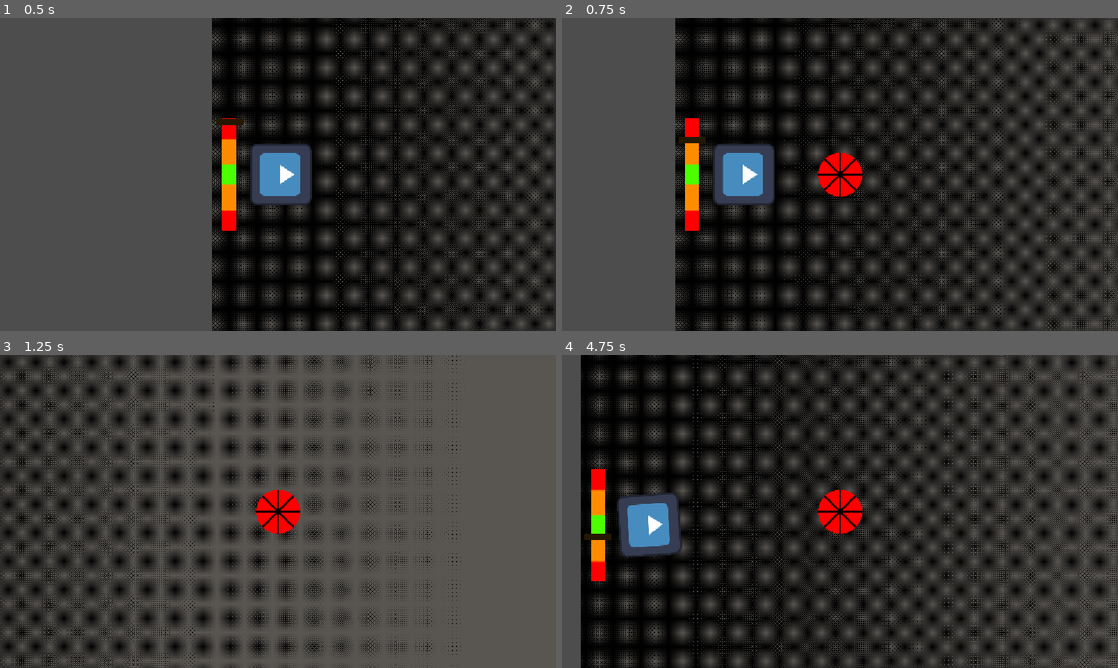
Above: before the commit, frames 1-4 (two rows, left to right).
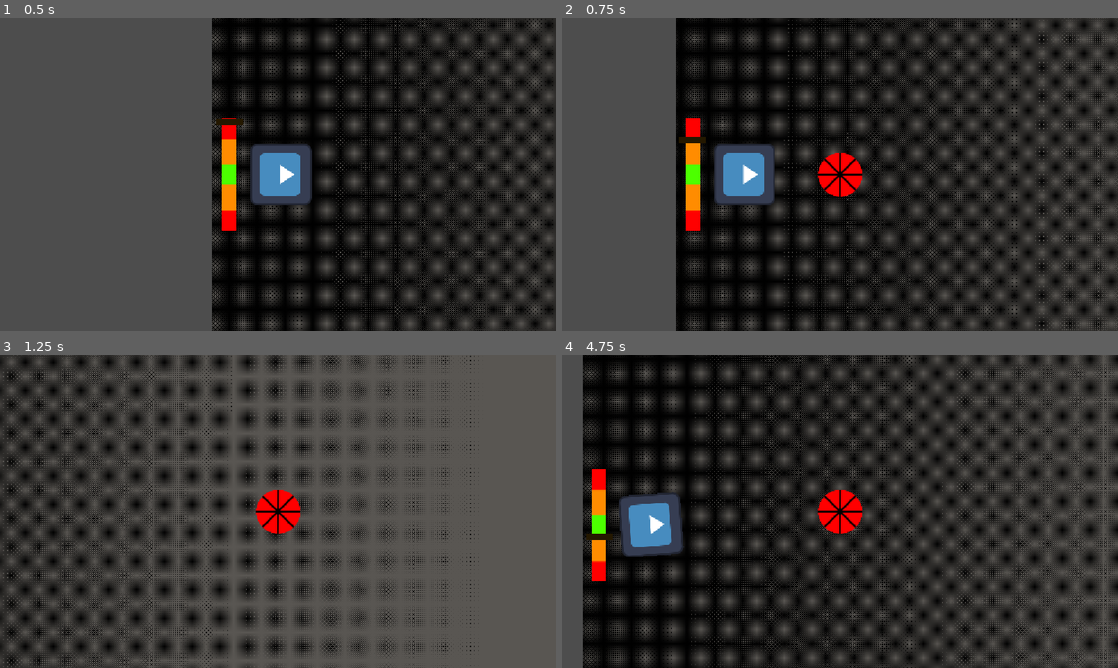
Above: after the commit, the same moments.

Repository: ryder-james/AVerySeriousGameJam
Game: Godot game, scene res://map.tscn
Same seed, same stepped clock (60 frames per second), same inputs: the game is played once before the commit and once after it. The engine's default icon, where the game draws it, is replaced by a stand-in: a white triangle on a blue panel in a dark square.
Inputs:
- Up to frame 1 (0.5 s): no input
- Up to frame 2 (0.75 s): tap Enter at 0.5 s; tap Space (launch) at 0.6 s
- Up to frame 3 (1.25 s): no input
- Up to frame 4 (4.75 s): tap A (ccw) at 1.35, 4.35 s; tap Space (launch) at 1.55, 2, 2.3, 2.85, 3.6, 4.55 s; hold D (cw) 2.03-2.78 s

Frame 1 is identical in both runs. In frame 2, 32% of the frame differs, in the area x 20-100%, y 0-100%; in frame 3, 30%; in frame 4, 38%, in the area x 3-100%, y 0-100%.

Commit message:
Add Game autoload
Adds a singular source of truth for global signals and rules (like launching and resetting)

Diff:
--- a/beyblade.gd
+++ b/beyblade/beyblade.gd
@@ -1,7 +1,4 @@
 extends RigidBody2D
-
-
-const Launcher = preload("uid://b88xopbqawg6t")
 
 
 @export var max_speed: float = 1000.0
@@ -9,11 +6,10 @@
 var speed: float = 0.0
 
 @onready var visual: Sprite2D = %Visual
-@onready var launcher: Launcher = $"../Launcher"
 
 
 func _ready() -> void:
-	launcher.launch.connect(
+	Game.launch.connect(
 			func(power: float, launch_angle: float):
 				speed = power * max_speed
 				apply_central_impulse((Vector2.RIGHT * speed).rotated(launch_angle))
--- /dev/null
+++ b/beyblade/beyblade.tscn
@@ -0,0 +1,28 @@
+[gd_scene format=3 uid="uid://bwpfbwm75cowr"]
+
+[ext_resource type="Script" uid="uid://dvgou34t5mt21" path="res://beyblade/beyblade.gd" id="1_e03yv"]
+[ext_resource type="Texture2D" uid="uid://dwfc8ib2p6olc" path="res://beyblade/beyblade.png" id="2_qg5uo"]
+
+[sub_resource type="PhysicsMaterial" id="PhysicsMaterial_gqbix"]
+friction = 0.0
+bounce = 0.6
+
+[sub_resource type="CircleShape2D" id="CircleShape2D_ujo3m"]
+radius = 47.26521
+
+[node name="Beyblade" type="RigidBody2D" unique_id=414612044]
+physics_material_override = SubResource("PhysicsMaterial_gqbix")
+gravity_scale = 0.0
+lock_rotation = true
+continuous_cd = 2
+script = ExtResource("1_e03yv")
+max_speed = 3000.0
+
+[node name="Visual" type="Sprite2D" parent="." unique_id=1297228985]
+unique_name_in_owner = true
+texture = ExtResource("2_qg5uo")
+
+[node name="CollisionShape2D" type="CollisionShape2D" parent="." unique_id=1437595302]
+shape = SubResource("CircleShape2D_ujo3m")
+
+[node name="Camera2D" type="Camera2D" parent="." unique_id=1301946405]
--- a/launcher.gd
+++ b/beyblade/launcher.gd
@@ -1,7 +1,4 @@
 extends Node2D
-
-
-signal launch(power: float, angle: float)
 
 
 @export_category("Launch Slider")
@@ -24,10 +21,9 @@
 	if Input.is_action_just_pressed("launch"):
 		if !_stopped:
 			_stopped = true
-			launch.emit(_get_power(), _barrel.rotation)
+			Game.launch.emit(_get_power(), _barrel.rotation)
 		else:
-			print("reload")
-			get_tree().reload_current_scene()
+			Game.reset_game()
 	if not _stopped and Input.is_action_pressed("ccw"):
 		_barrel.rotation -= rotation_speed * delta
 	elif not _stopped and Input.is_action_pressed("cw"):
--- /dev/null
+++ b/beyblade/launcher.tscn
@@ -0,0 +1,34 @@
+[gd_scene format=3 uid="uid://dhgk3hubrdxdw"]
+
+[ext_resource type="Script" uid="uid://b88xopbqawg6t" path="res://beyblade/launcher.gd" id="1_uy6ji"]
+[ext_resource type="Texture2D" uid="uid://do06tciq8ymv8" path="res://beyblade/launcher.png" id="2_bm0ek"]
+[ext_resource type="Texture2D" uid="uid://bck70l5ndvfq1" path="res://rectangle.png" id="3_6i4n2"]
+[ext_resource type="Texture2D" uid="uid://bcbar8y8eil7j" path="res://icon.svg" id="4_rcfql"]
+
+[node name="Launcher" type="Node2D" unique_id=2113441394]
+script = ExtResource("1_uy6ji")
+max_offset = 112.0
+speed = 5.0
+
+[node name="LauncherBar" type="Sprite2D" parent="." unique_id=1458615144]
+z_index = 1
+scale = Vector2(2.9000008, 2.9000008)
+texture = ExtResource("2_bm0ek")
+
+[node name="LauncherSelector" type="Node2D" parent="." unique_id=1433370861]
+unique_name_in_owner = true
+
+[node name="Rectangle" type="Sprite2D" parent="LauncherSelector" unique_id=1661176949]
+modulate = Color(0.14117648, 0.09411765, 0, 1)
+z_index = 1
+scale = Vector2(0.55426335, 0.12380949)
+texture = ExtResource("3_6i4n2")
+
+[node name="Barrel" type="Node2D" parent="." unique_id=782295322]
+unique_name_in_owner = true
+position = Vector2(107, 0)
+
+[node name="BarrelVisual" type="Sprite2D" parent="Barrel" unique_id=1221824346]
+z_index = 1
+rotation = 1.5707964
+texture = ExtResource("4_rcfql")
--- /dev/null
+++ b/game.gd
@@ -0,0 +1,8 @@
+extends Node
+
+
+signal launch(power: float, angle: float)
+
+
+func reset_game() -> void:
+	get_tree().reload_current_scene()
--- a/map.tscn
+++ b/map.tscn
@@ -1,23 +1,12 @@
 [gd_scene format=3 uid="uid://dsvuxkanp4mji"]
 
-[ext_resource type="Texture2D" uid="uid://bcbar8y8eil7j" path="res://icon.svg" id="1_p5pve"]
-[ext_resource type="Script" uid="uid://dvgou34t5mt21" path="res://beyblade.gd" id="2_iw27f"]
-[ext_resource type="Texture2D" uid="uid://dwfc8ib2p6olc" path="res://beyblade.png" id="2_urblq"]
-[ext_resource type="Texture2D" uid="uid://do06tciq8ymv8" path="res://launcher.png" id="3_iw27f"]
-[ext_resource type="Script" uid="uid://b88xopbqawg6t" path="res://launcher.gd" id="3_urblq"]
-[ext_resource type="Texture2D" uid="uid://bck70l5ndvfq1" path="res://rectangle.png" id="4_71pa8"]
+[ext_resource type="PackedScene" uid="uid://bwpfbwm75cowr" path="res://beyblade/beyblade.tscn" id="1_e0an3"]
+[ext_resource type="PackedScene" uid="uid://dhgk3hubrdxdw" path="res://beyblade/launcher.tscn" id="2_p5pve"]
 [ext_resource type="Texture2D" uid="uid://cjwdr17fkjfje" path="res://bg.png" id="7_71pa8"]
-
-[sub_resource type="PhysicsMaterial" id="PhysicsMaterial_gqbix"]
-friction = 0.0
-bounce = 1.0
-
-[sub_resource type="CircleShape2D" id="CircleShape2D_ujo3m"]
-radius = 47.26521
 
 [sub_resource type="PhysicsMaterial" id="PhysicsMaterial_71pa8"]
 friction = 0.0
-bounce = 0.95
+bounce = 0.6
 
 [sub_resource type="WorldBoundaryShape2D" id="WorldBoundaryShape2D_iw27f"]
 normal = Vector2(0, 1)
@@ -26,53 +15,11 @@
 
 [node name="Map" type="Node2D" unique_id=1178941056]
 
-[node name="Beyblade" type="RigidBody2D" parent="." unique_id=1860433388]
+[node name="Beyblade" parent="." unique_id=414612044 instance=ExtResource("1_e0an3")]
 position = Vector2(136, 0)
-physics_material_override = SubResource("PhysicsMaterial_gqbix")
-gravity_scale = 0.0
-lock_rotation = true
-continuous_cd = 2
-linear_damp_mode = 1
-script = ExtResource("2_iw27f")
-max_speed = 3000.0
 
-[node name="Visual" type="Sprite2D" parent="Beyblade" unique_id=1836628397]
-unique_name_in_owner = true
-texture = ExtResource("2_urblq")
-
-[node name="CollisionShape2D" type="CollisionShape2D" parent="Beyblade" unique_id=879947251]
-shape = SubResource("CircleShape2D_ujo3m")
-
-[node name="Camera2D" type="Camera2D" parent="Beyblade" unique_id=2089682332]
-
-[node name="Launcher" type="Node2D" parent="." unique_id=1502858411]
+[node name="Launcher" parent="." unique_id=2113441394 instance=ExtResource("2_p5pve")]
 position = Vector2(35, 0)
-script = ExtResource("3_urblq")
-max_offset = 112.0
-speed = 5.0
-
-[node name="LauncherBar" type="Sprite2D" parent="Launcher" unique_id=160113522]
-z_index = 1
-scale = Vector2(2.9000008, 2.9000008)
-texture = ExtResource("3_iw27f")
-
-[node name="LauncherSelector" type="Node2D" parent="Launcher" unique_id=370765681]
-unique_name_in_owner = true
-
-[node name="Rectangle" type="Sprite2D" parent="Launcher/LauncherSelector" unique_id=332747534]
-modulate = Color(0.14117648, 0.09411765, 0, 1)
-z_index = 1
-scale = Vector2(0.55426335, 0.12380949)
-texture = ExtResource("4_71pa8")
-
-[node name="Barrel" type="Node2D" parent="Launcher" unique_id=1615569498]
-unique_name_in_owner = true
-position = Vector2(107, 0)
-
-[node name="BarrelVisual" type="Sprite2D" parent="Launcher/Barrel" unique_id=1548836740]
-z_index = 1
-rotation = 1.5707964
-texture = ExtResource("1_p5pve")
 
 [node name="WallTop" type="StaticBody2D" parent="." unique_id=815846680]
 position = Vector2(0, -400)
--- a/project.godot
+++ b/project.godot
@@ -14,6 +14,10 @@
 run/main_scene="uid://dsvuxkanp4mji"
 config/features=PackedStringArray("4.7", "GL Compatibility")
 config/icon="res://icon.svg"
+
+[autoload]
+
+Game="*uid://b0odk84jg03t8"
 
 [display]
 
Renamed: beyblade.gd.uid -> beyblade/beyblade.gd.uid
Renamed: beyblade.png -> beyblade/beyblade.png
Not shown, changed: beyblade/beyblade.png.import
Renamed: launcher.gd.uid -> beyblade/launcher.gd.uid
Renamed: launcher.png -> beyblade/launcher.png
Not shown, changed: beyblade/launcher.png.import
Not shown, added: game.gd.uid
